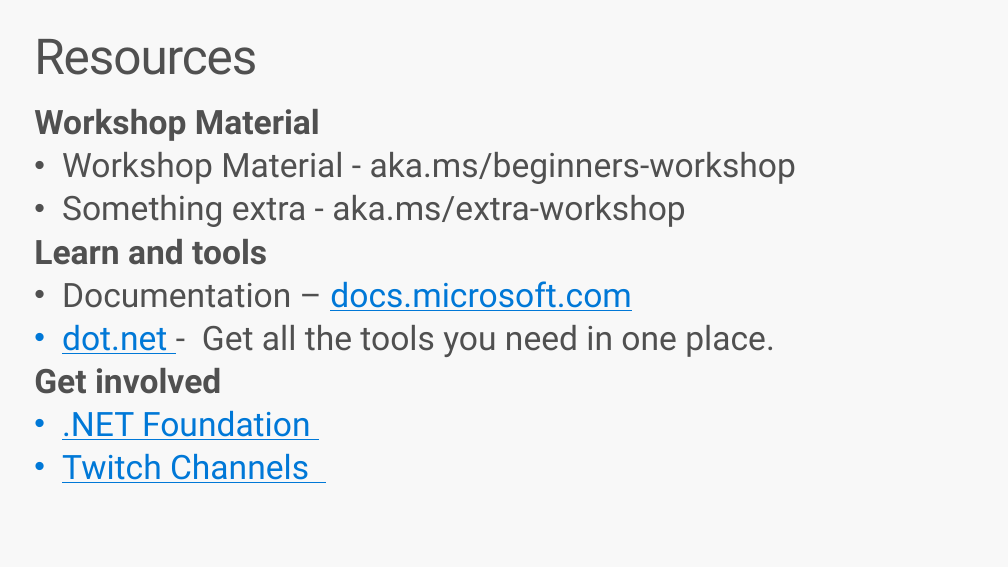
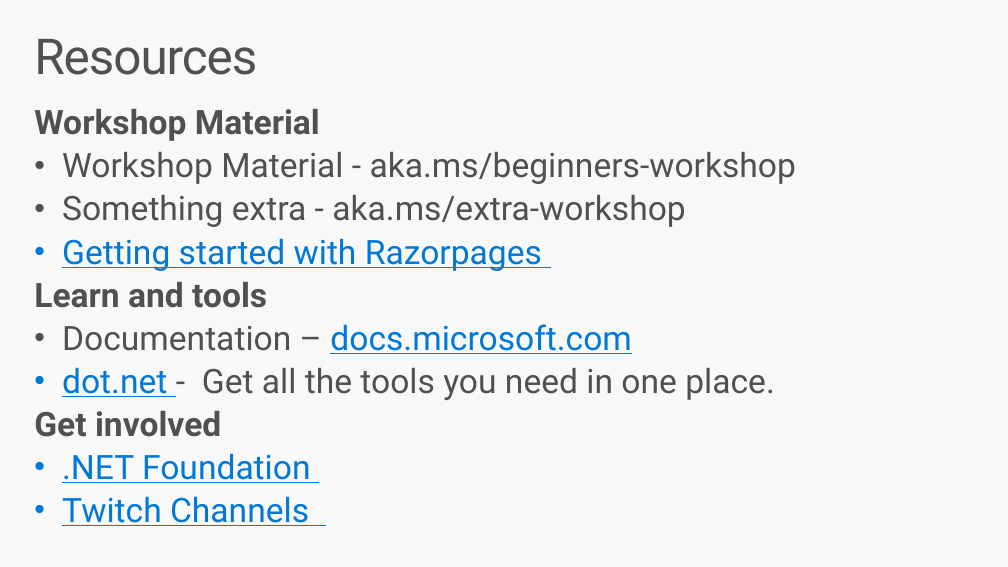
Before and after one commit to dotnet-presentations/aspnetcore-for-beginners, a slide deck: slide 14 of deck/ASP.NETCore_Beginners.pptx. Drawn at 1008x567 pixels with LibreOffice and Linux fonts; fonts in the diff are those of the drawing. Boxes give left, top, right and bottom in pixels: in the first picture for what was removed or moved away, otherwise in the second. Text is boxed around its words. In the diff, an @@ line names an element or a change of style, - is before the commit and + after.

Commit message:
Added the docs link to the razor page tutorial.

```diff
--- a/deck/ASP.NETCore_Beginners.pptx
+++ b/deck/ASP.NETCore_Beginners.pptx
@@ text at <box>62,238,542,271</box>: paragraph added @@
+• Getting started with Razorpages
```
